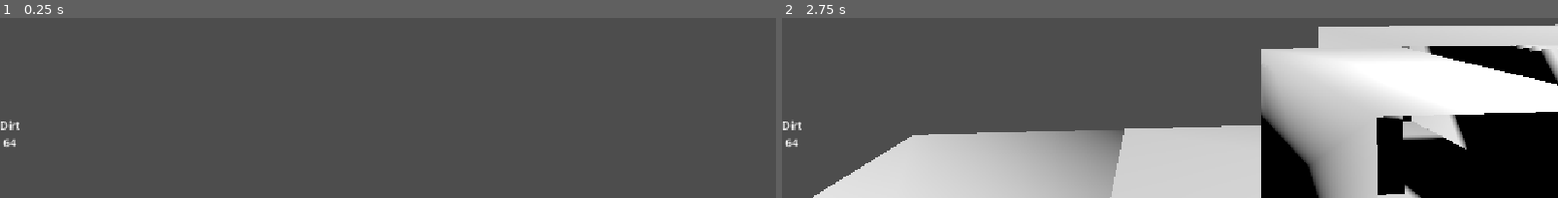
Above: before the commit, frames 1-2 (left to right).
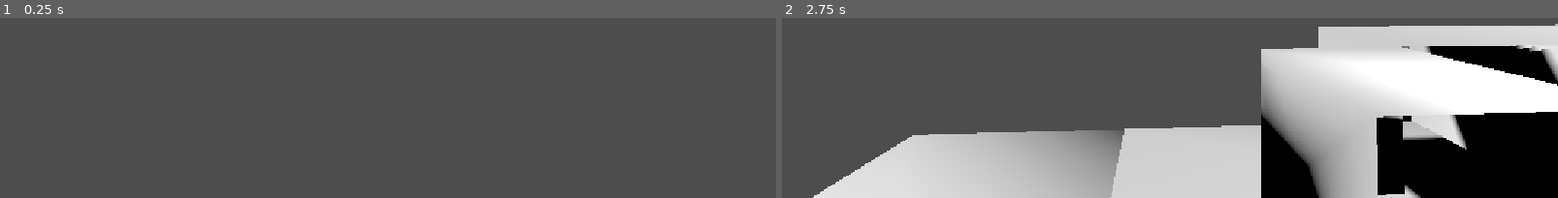
Above: after the commit, the same moments.

Repository: etper/pimpekcraft
Game: Godot game, scene res://scenes/Main.tscn
Two runs of this game, one before a commit and one after it. Both use one fixed random seed, a clock stepped at 60 frames per second and the inputs below.
Inputs (mouse positions are in pixels of both pictures, inside the frame that each line leads up to):
- Up to frame 1 (0.25 s): no input
- Up to frame 2 (2.75 s): tap Enter (ui_accept) at 0.5, 1.25, 2 s; move the mouse to (outside the picture) at 0.52 s; hold W (move_forward) from 0.53 s (still down); tap Space (jump) at 0.6, 0.77, 1.07, 1.35, 1.52, 1.82, 2.1 s; click (outside the picture) at 0.67 s; move the mouse to (outside the picture) at 1.27 s; click (outside the picture) at 1.42 s; move the mouse to (outside the picture) at 2.02 s; click (outside the picture) at 2.17 s

The runs differ from the first frame. In frame 1, 0.1% of the frame differs, in the area x 0-3%, y 56-73%; in frame 2, 0.1%.

Commit message:
split player

Diff:
--- a/scenes/Player.tscn
+++ b/scenes/Player.tscn
@@ -1,11 +1,16 @@
 [gd_scene format=3 uid="uid://cw4hlifbqrdcx"]
 
 [ext_resource type="Script" uid="uid://gfq2lfe27mbu" path="res://scripts/player.gd" id="1_p0vlq"]
+[ext_resource type="Script" uid="uid://y68ugym5ej61" path="res://scenes/player_camera.gd" id="2_v6fml"]
+[ext_resource type="Script" uid="uid://dnkjbri8wxcy" path="res://scenes/hotbar.gd" id="3_3li8b"]
+[ext_resource type="Script" uid="uid://clvi56rn0a3e7" path="res://scenes/player_interaction.gd" id="3_mdl7e"]
 
 [sub_resource type="CapsuleShape3D" id="CapsuleShape3D_vkqoe"]
 
 [node name="Player" type="CharacterBody3D" unique_id=1307527519]
 script = ExtResource("1_p0vlq")
+speed = null
+jump_velocity = null
 
 [node name="CollisionShape3D" type="CollisionShape3D" parent="." unique_id=1737471939]
 shape = SubResource("CapsuleShape3D_vkqoe")
@@ -17,3 +22,12 @@
 
 [node name="RayCast3D" type="RayCast3D" parent="CameraPivot/Camera3D" unique_id=250367435]
 target_position = Vector3(0, 0, -5)
+
+[node name="PlayerCamera" type="Node" parent="." unique_id=1883017057]
+script = ExtResource("2_v6fml")
+
+[node name="PlayerInteraction" type="Node" parent="." unique_id=1751178432]
+script = ExtResource("3_mdl7e")
+
+[node name="Hotbar" type="Node" parent="." unique_id=29144657]
+script = ExtResource("3_3li8b")
--- /dev/null
+++ b/scenes/hotbar.gd
@@ -0,0 +1,36 @@
+extends Node
+
+var inventory : Inventory
+var inventory_ui
+
+
+func setup(inv, ui):
+	inventory = inv
+	inventory_ui = ui
+
+
+func _unhandled_input(event):
+
+	for i in range(9):
+		if event.is_action_pressed("slot_%d" % (i + 1)):
+			inventory.selected_slot = i
+			inventory_ui.refresh()
+			return
+
+
+	if event is InputEventMouseButton:
+
+		if event.button_index == MOUSE_BUTTON_WHEEL_UP:
+			inventory.selected_slot = (
+				inventory.selected_slot + 8
+			) % 9
+
+			inventory_ui.refresh()
+
+
+		elif event.button_index == MOUSE_BUTTON_WHEEL_DOWN:
+			inventory.selected_slot = (
+				inventory.selected_slot + 1
+			) % 9
+
+			inventory_ui.refresh()
--- /dev/null
+++ b/scenes/player_camera.gd
@@ -0,0 +1,32 @@
+extends Node
+
+@export var mouse_sensitivity := 0.002
+
+@onready var player = get_parent()
+@onready var camera_pivot = player.get_node("CameraPivot")
+
+
+func _ready():
+	Input.mouse_mode = Input.MOUSE_MODE_CAPTURED
+
+
+func _unhandled_input(event):
+
+	if event is InputEventMouseMotion:
+		player.rotate_y(
+			-event.relative.x * mouse_sensitivity
+		)
+
+		camera_pivot.rotate_x(
+			-event.relative.y * mouse_sensitivity
+		)
+
+		camera_pivot.rotation.x = clamp(
+			camera_pivot.rotation.x,
+			deg_to_rad(-89),
+			deg_to_rad(89)
+		)
+
+
+	if Input.is_action_just_pressed("ui_cancel"):
+		Input.mouse_mode = Input.MOUSE_MODE_VISIBLE
--- /dev/null
+++ b/scenes/player_interaction.gd
@@ -0,0 +1,64 @@
+extends Node
+
+@onready var player = get_parent()
+
+@onready var ray = player.get_node(
+	"CameraPivot/Camera3D/RayCast3D"
+)
+
+@onready var world = get_node("/root/Main/World")
+
+var inventory
+var inventory_ui
+
+
+func setup(inv, ui):
+	inventory = inv
+	inventory_ui = ui
+
+
+func _unhandled_input(event):
+
+	if not event is InputEventMouseButton:
+		return
+
+	if not event.pressed:
+		return
+
+	if not ray.is_colliding():
+		return
+
+
+	var point = ray.get_collision_point()
+	var normal = ray.get_collision_normal()
+
+
+	if event.button_index == MOUSE_BUTTON_LEFT:
+
+		var destroy_pos = Vector3i(
+			(point - normal * 0.5).floor()
+		)
+
+		var block_id = world.destroy_block(
+			destroy_pos
+		)
+
+		if block_id != ItemDB.Block.AIR:
+			inventory.add_item(block_id,1)
+			inventory_ui.refresh()
+
+
+	elif event.button_index == MOUSE_BUTTON_RIGHT:
+
+		var place_pos = Vector3i(
+			(point + normal * 0.5).floor()
+		)
+
+		var slot = inventory.get_selected()
+
+		if slot == null:
+			return
+
+		if world.place_block(place_pos, slot.id):
+			inventory.remove_selected(1)
+			inventory_ui.refresh()
--- a/scripts/player.gd
+++ b/scripts/player.gd
@@ -2,89 +2,25 @@
 
 @export var speed := 6.0
 @export var jump_velocity := 5.0
-@export var mouse_sensitivity := 0.002
 
 const GRAVITY = 9.8
 
-@onready var camera_pivot = $CameraPivot
+func _ready():
+    var inventory = Inventory.new()
 
-@onready var ray = $CameraPivot/Camera3D/RayCast3D
-@onready var world = get_node("/root/Main/World")
-@onready var inventory_ui = get_node("/root/Main/InventoryUi")
+    inventory.add_item(ItemDB.Block.DIRT,64)
 
-var inventory := Inventory.new()
+    $Hotbar.setup(
+        inventory,
+        get_node("/root/Main/InventoryUi")
+    )
 
-func _ready():
-    Input.mouse_mode = Input.MOUSE_MODE_CAPTURED
-
-    inventory_ui.inventory = inventory
-
-    inventory.add_item(ItemDB.Block.DIRT, 64)
-
-    inventory_ui.refresh()
-
-func _unhandled_input(event):
-
-    for i in range(9):
-        if event.is_action_pressed("slot_%d" % (i + 1)):
-            inventory.selected_slot = i
-            inventory_ui.refresh()
-            return
-
-    if event is InputEventMouseButton:
-        if event.button_index == MOUSE_BUTTON_WHEEL_UP:
-            inventory.selected_slot = (inventory.selected_slot + 8) % 9
-            inventory_ui.refresh()
-
-        elif event.button_index == MOUSE_BUTTON_WHEEL_DOWN:
-            inventory.selected_slot = (inventory.selected_slot + 1) % 9
-            inventory_ui.refresh()
-
-    if event is InputEventMouseButton and event.pressed:
-        if ray.is_colliding():
-
-            var point = ray.get_collision_point()
-            var normal = ray.get_collision_normal()
-
-            if event.button_index == MOUSE_BUTTON_LEFT:
-                var destroy_pos = Vector3i((point - normal * 0.5).floor())
-
-                var block_id = world.destroy_block(destroy_pos)
-
-                if block_id != ItemDB.Block.AIR:
-                    inventory.add_item(block_id, 1)
-                    inventory_ui.refresh()
-
-            elif event.button_index == MOUSE_BUTTON_RIGHT:
-                var place_pos = Vector3i((point + normal * 0.5).floor())
-
-                var slot = inventory.get_selected()
-
-                if slot == null:
-                    return
-
-                if world.place_block(place_pos, slot.id):
-                    inventory.remove_selected(1)
-                    inventory_ui.refresh()
-
-    if Input.is_action_just_pressed("ui_cancel"):
-        Input.mouse_mode = Input.MOUSE_MODE_VISIBLE
-
-    if event is InputEventMouseButton:
-        Input.mouse_mode = Input.MOUSE_MODE_CAPTURED
-
-    if event is InputEventMouseMotion:
-        rotate_y(-event.relative.x * mouse_sensitivity)
-
-        camera_pivot.rotate_x(-event.relative.y * mouse_sensitivity)
-        camera_pivot.rotation.x = clamp(
-            camera_pivot.rotation.x,
-            deg_to_rad(-89),
-            deg_to_rad(89)
-        )
+    $PlayerInteraction.setup(
+        inventory,
+        get_node("/root/Main/InventoryUi")
+    )
 
 func _physics_process(delta):
-
     if not is_on_floor():
         velocity.y -= GRAVITY * delta
 
@@ -95,7 +31,7 @@
         "move_left",
         "move_right",
         "move_forward",
-        "move_backward"
+		"move_backward"
     )
 
     var direction = (transform.basis * Vector3(
Not shown, added: scenes/hotbar.gd.uid
Not shown, added: scenes/player_camera.gd.uid
Not shown, added: scenes/player_interaction.gd.uid
